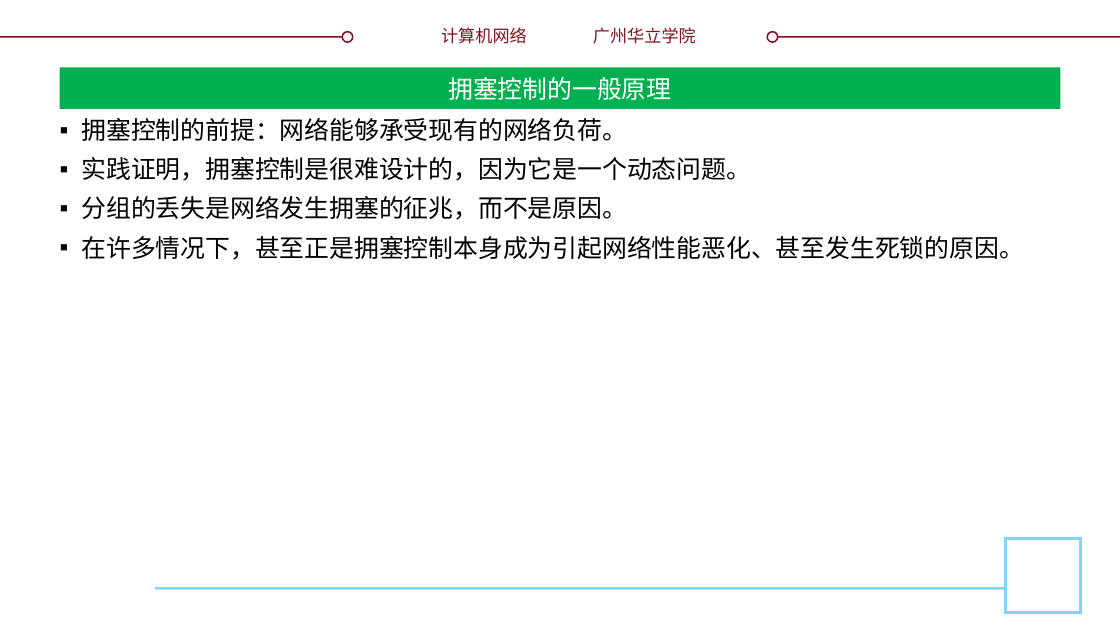
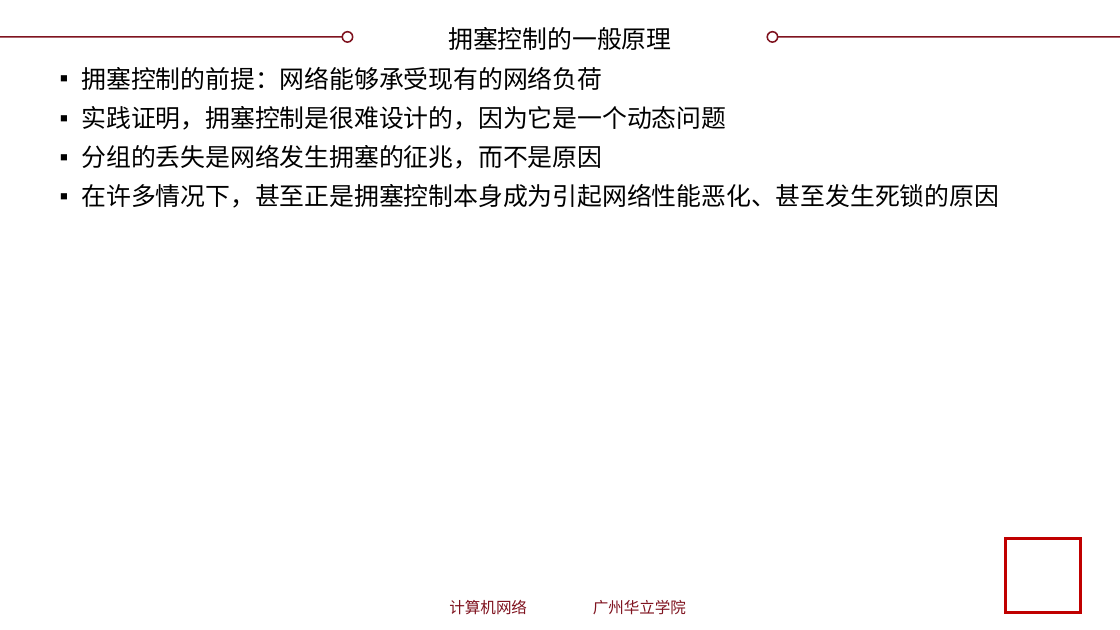
Before and after one commit to glplaman/glplaman.github.io, a slide deck: slide 142 of network/ppt/chap5.pptx. Drawn at 1120x630 pixels with LibreOffice and Linux fonts; fonts in the diff are those of the drawing; background and template pictures are left out. Boxes give left, top, right and bottom in pixels: in the first picture for what was removed or moved away, otherwise in the second. Text is boxed around its words. In the diff, an @@ line names an element or a change of style, - is before the commit and + after.

```diff
--- a/network/ppt/chap5.pptx
+++ b/network/ppt/chap5.pptx
@@ title "拥塞控制的一般原理": place and size @@
-title "拥塞控制的一般原理" at box(59, 67, 1061, 109)
+title "拥塞控制的一般原理" at box(448, 27, 671, 50)
@@ title "拥塞控制的一般原理" at box(448, 27, 671, 50): text colour #FFFFFF to #000000; fill #00B050 to none @@
@@ text at box(82, 67, 1000, 208): text changed @@
-▪ 拥塞控制的前提：网络能够承受现有的网络负荷。
-▪ 实践证明，拥塞控制是很难设计的，因为它是一个动态问题。
-▪ 分组的丢失是网络发生拥塞的征兆，而不是原因。
-▪ 在许多情况下，甚至正是拥塞控制本身成为引起网络性能恶化、甚至发生死锁的原因。
+▪ 拥塞控制的前提：网络能够承受现有的网络负荷
+▪ 实践证明，拥塞控制是很难设计的，因为它是一个动态问题
+▪ 分组的丢失是网络发生拥塞的征兆，而不是原因
+▪ 在许多情况下，甚至正是拥塞控制本身成为引起网络性能恶化、甚至发生死锁的原因
@@ rectangle at box(1006, 539, 1081, 614): outline #85D1F7 2 pt to #C00000 2 pt @@
@@ line removed from (156, 588) to (1006, 588) @@
@@ text "计算机网络" at box(449, 600, 527, 615): size 11 to 10 pt @@
@@ text "计算机网络": place and size @@
-text "计算机网络" at box(441, 27, 527, 44)
+text "计算机网络" at box(449, 600, 527, 615)
@@ text "广州华立学院": place and size @@
-text "广州华立学院" at box(593, 27, 696, 44)
+text "广州华立学院" at box(593, 600, 686, 615)
@@ text "广州华立学院" at box(593, 600, 686, 615): size 11 to 10 pt @@
```
Also in this commit, not shown: 210 other slides changed, 5 other files.
